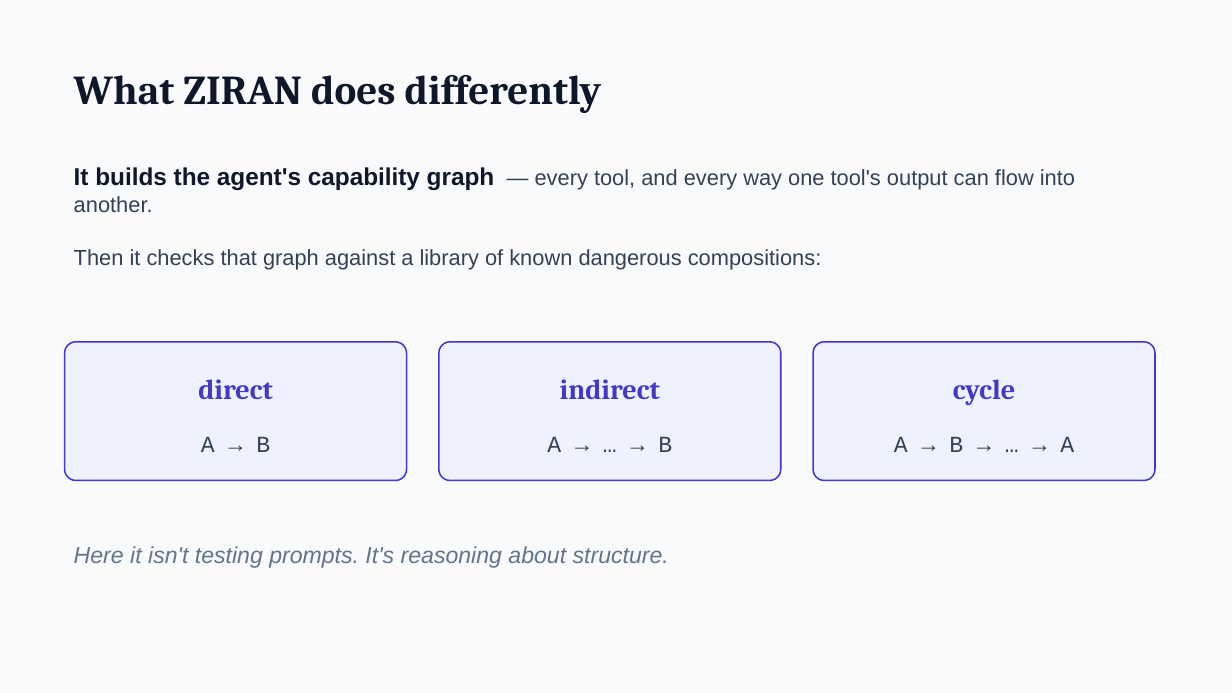
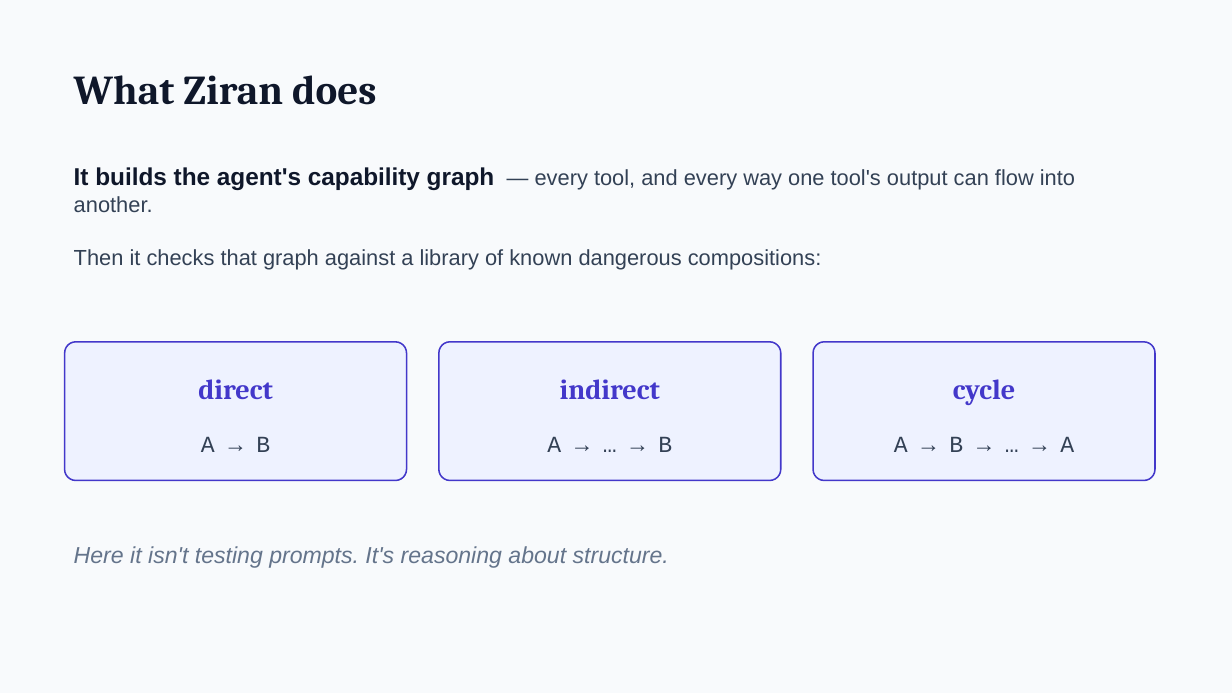
Before and after one commit to taoq-ai/quanta, a slide deck: slide 15 of talk/quanta-talk.pptx. Drawn at 1232x693 pixels with LibreOffice and Linux fonts; fonts in the diff are those of the drawing. Boxes give left, top, right and bottom in pixels: in the first picture for what was removed or moved away, otherwise in the second. Text is boxed around its words. In the diff, an @@ line names an element or a change of style, - is before the commit and + after.

```diff
--- a/talk/quanta-talk.pptx
+++ b/talk/quanta-talk.pptx
@@ text at (74, 75, 376, 105): text changed @@
-What ZIRAN does differently
+What Ziran does
```
Also in this commit, not shown: 6 other slides changed, 2 slides added, 1 slide removed, 7 other files.
